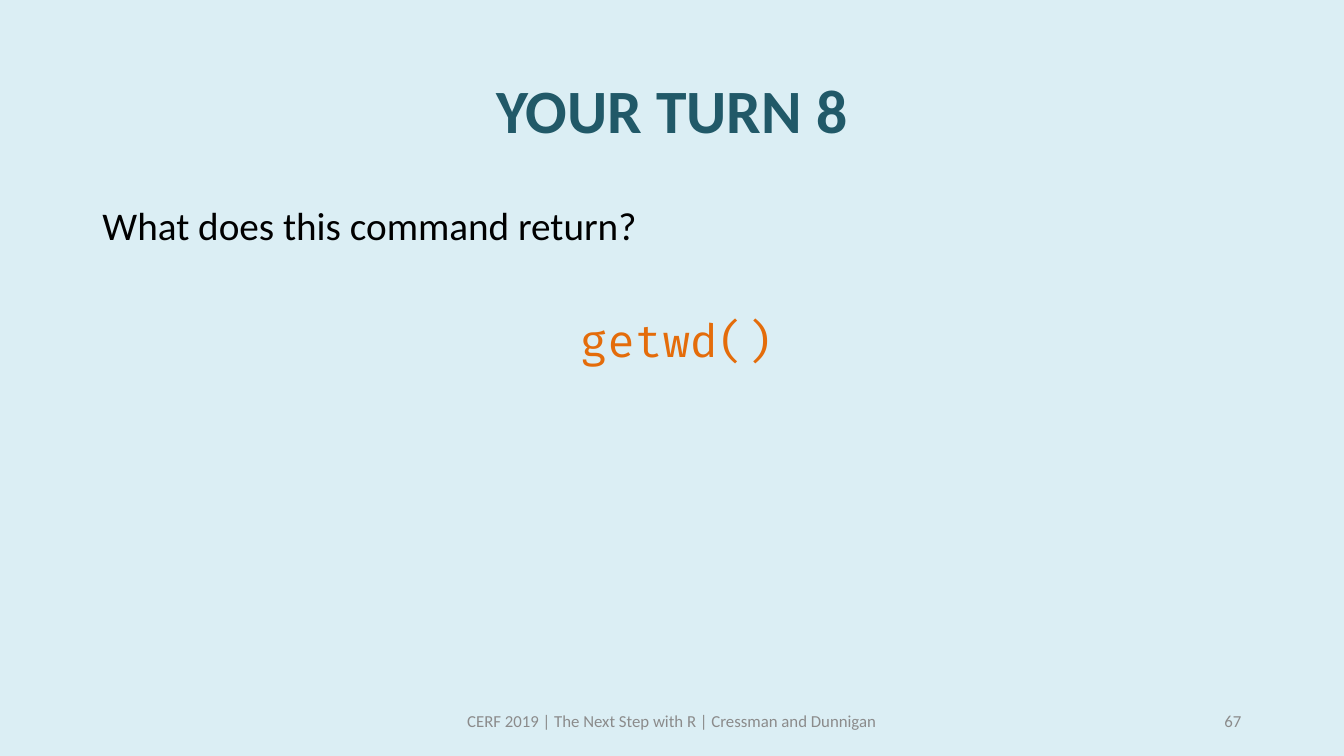
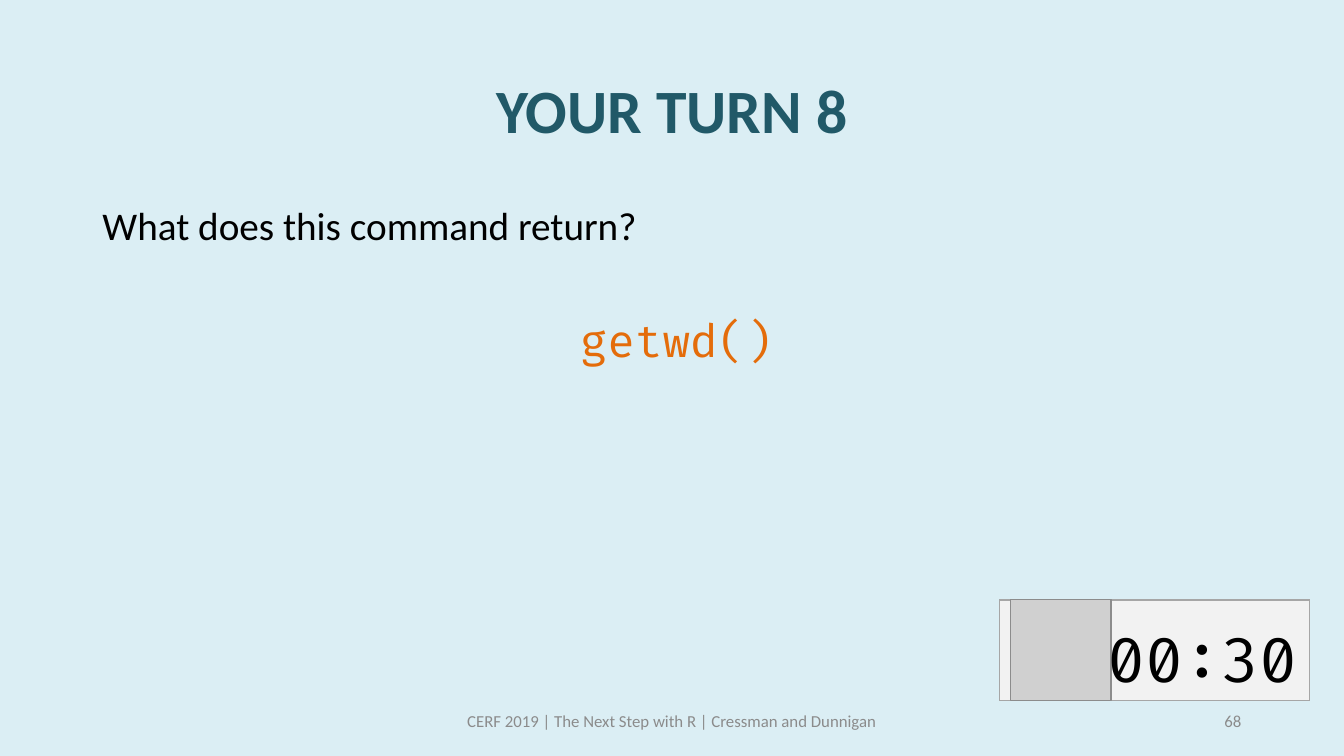
Before and after one commit to swmpkim/2019_CERF, a slide deck: slide 68 of slides/01_Visualize.pptx (slide 67 before the commit). Drawn at 1344x756 pixels with LibreOffice and Linux fonts; fonts in the diff are those of the drawing; grey boxes stand for pictures. Boxes give left, top, right and bottom in pixels: in the first picture for what was removed or moved away, otherwise in the second. Text is boxed around its words. In the diff, an @@ line names an element or a change of style, - is before the commit and + after.

```diff
--- a/slides/01_Visualize.pptx
+++ b/slides/01_Visualize.pptx
@@ rectangle added at box(999, 600, 1310, 701), fill #F2F2F2, outline #A6A6A6 1 pt @@
@@ picture added at box(1010, 600, 1111, 701) @@
@@ text added at box(1108, 633, 1297, 700), 44 pt, text #000000 @@
+00:30
@@ page number at box(1224, 716, 1241, 727): text changed @@
-67
+68
```
Also in this commit, not shown: 17 other slides changed, 1 slide added, 1 other file.
